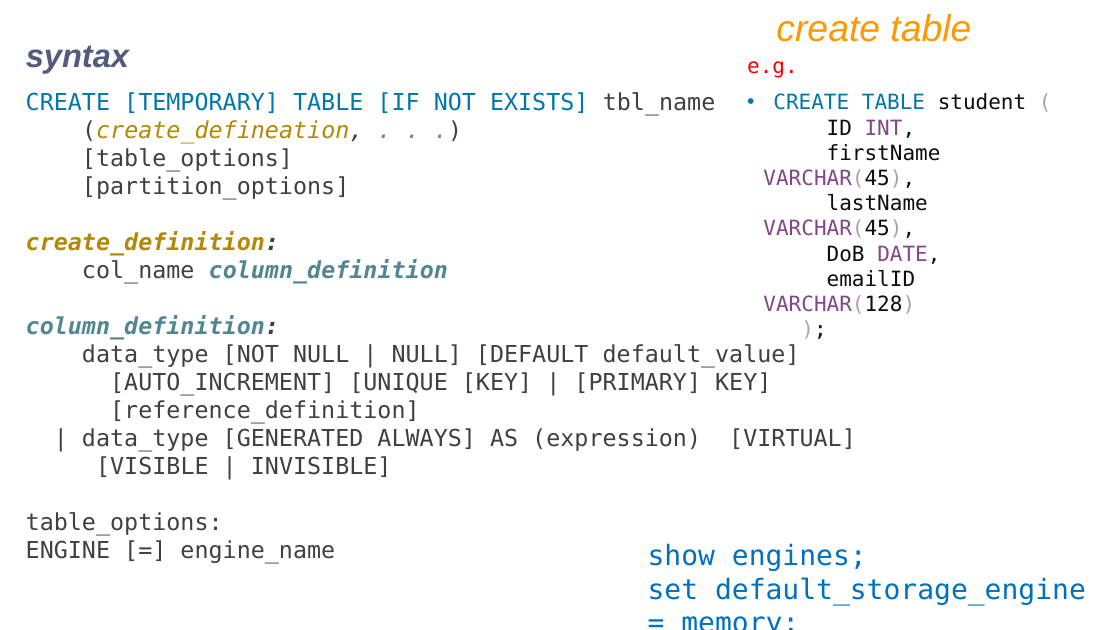
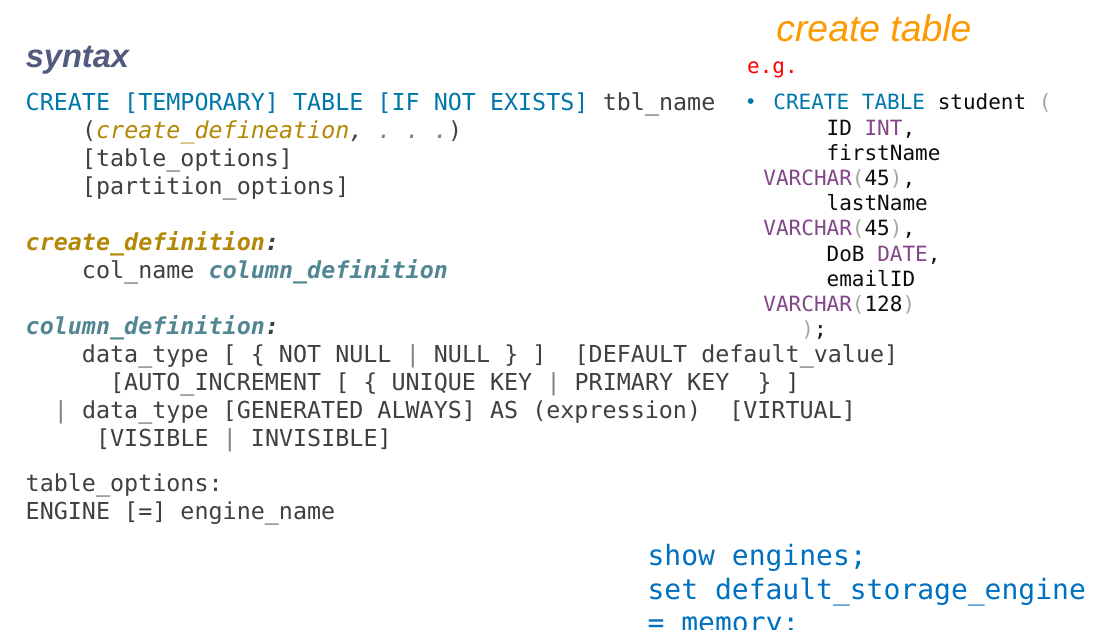
Before and after one commit to ShubhamPokale/DBMS_NOTES, a slide deck: slide 61 of IWAY MySQL PPT Ver9.pptx (slide 99 before the commit). Drawn at 1120x630 pixels with LibreOffice and Linux fonts; fonts in the diff are those of the drawing. Boxes give left, top, right and bottom in pixels: in the first picture for what was removed or moved away, otherwise in the second. Text is boxed around its words. In the diff, an @@ line names an element or a change of style, - is before the commit and + after.

```diff
--- a/IWAY MySQL PPT Ver9.pptx
+++ b/IWAY MySQL PPT Ver9.pptx
@@ text at (82,344,898,396): text changed @@
-data_type [NOT NULL | NULL] [DEFAULT default_value]
-[AUTO_INCREMENT] [UNIQUE [KEY] | [PRIMARY] KEY]
-[reference_definition]
+data_type [ { NOT NULL | NULL } ] [DEFAULT default_value]
+[AUTO_INCREMENT [ { UNIQUE KEY | PRIMARY KEY } ]
@@ text at (82,400,856,449): text colour #404040 to #808080 in "|", "|" @@
```
Also in this commit, not shown: 34 other slides changed, 39 slides added, 65 slides removed, 6 other files.
